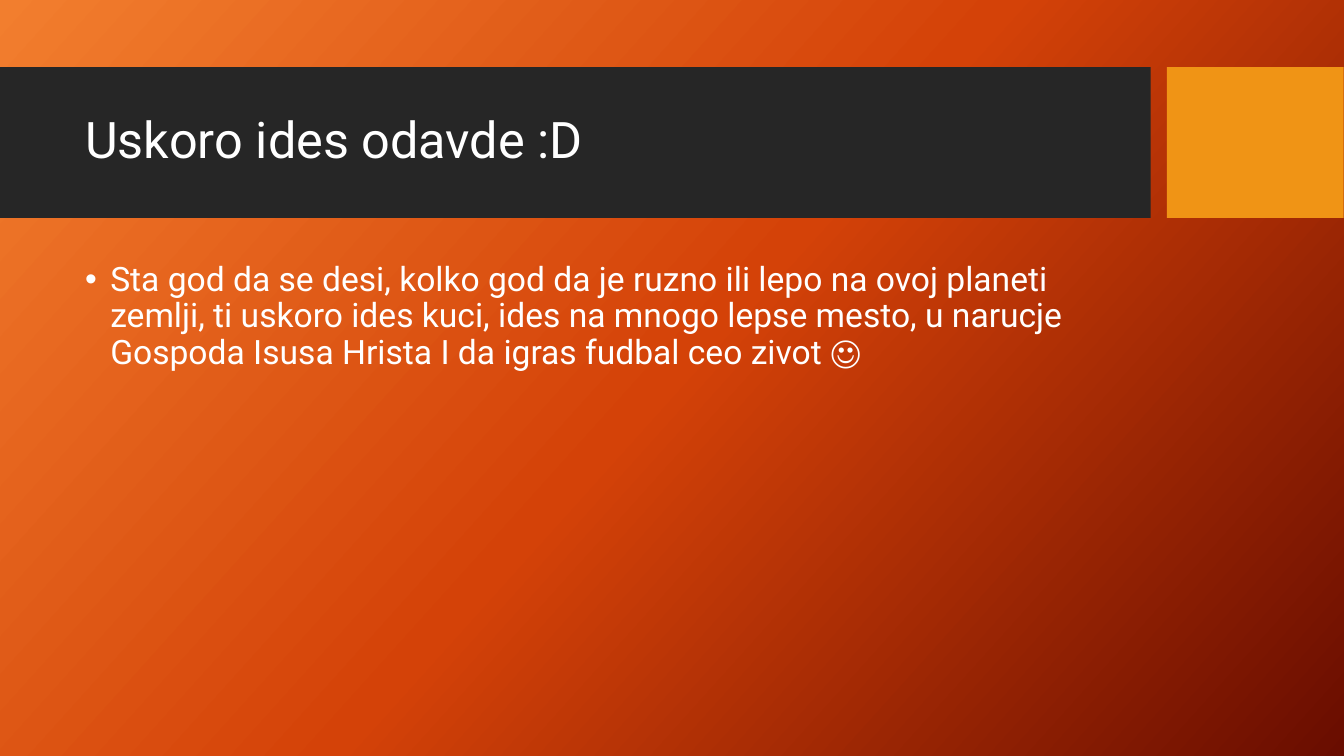
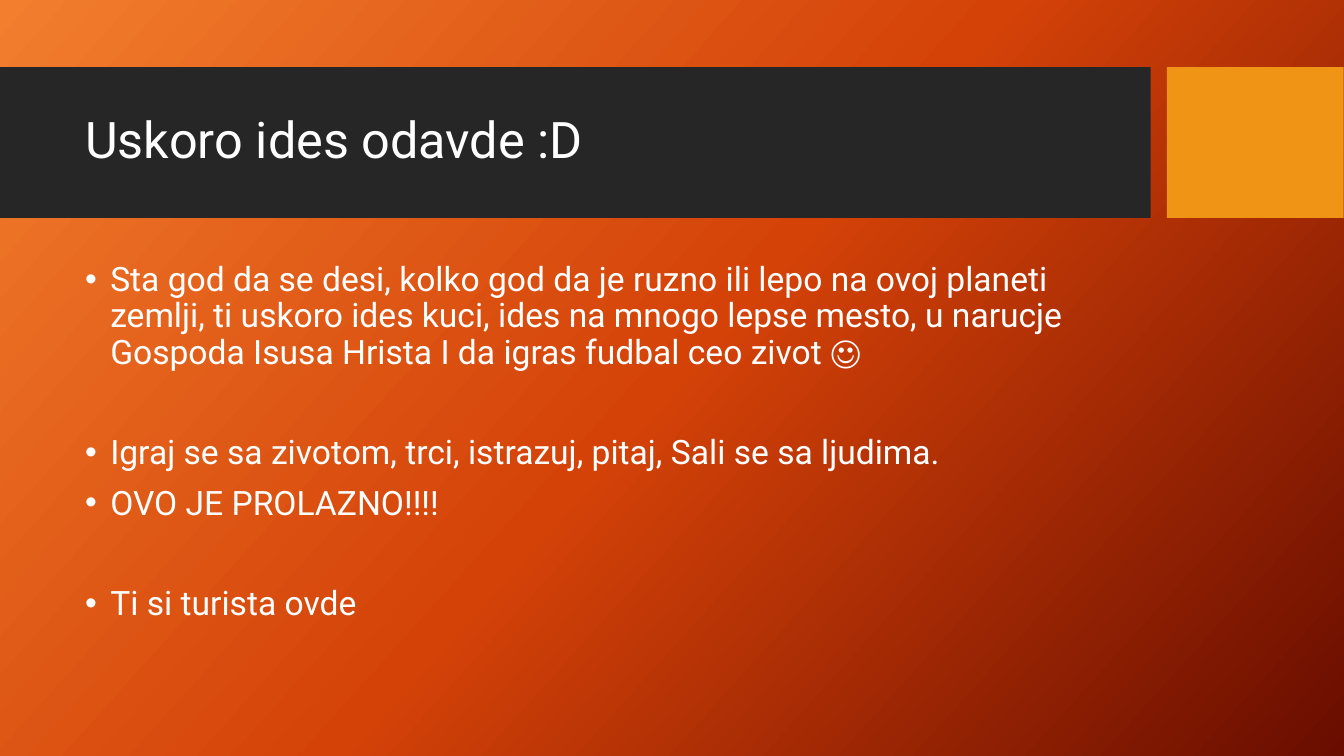
Before and after one commit to mladenpopovic808/Fundamenti, a slide deck: slide 2 of Fundamenti zivota.pptx. Drawn at 1344x756 pixels with LibreOffice and Linux fonts; fonts in the diff are those of the drawing; background and template pictures are left out. Boxes give left, top, right and bottom in pixels: in the first picture for what was removed or moved away, otherwise in the second. Text is boxed around its words. In the diff, an @@ line names an element or a change of style, - is before the commit and + after.

```diff
--- a/Fundamenti zivota.pptx
+++ b/Fundamenti zivota.pptx
@@ text at [110, 438, 939, 616]: paragraphs added @@
+• Igraj se sa zivotom, trci, istrazuj, pitaj, Sali se sa ljudima.
+• OVO JE PROLAZNO!!!!
+• Ti si turista ovde
```
Also in this commit, not shown: 1 slide added.
